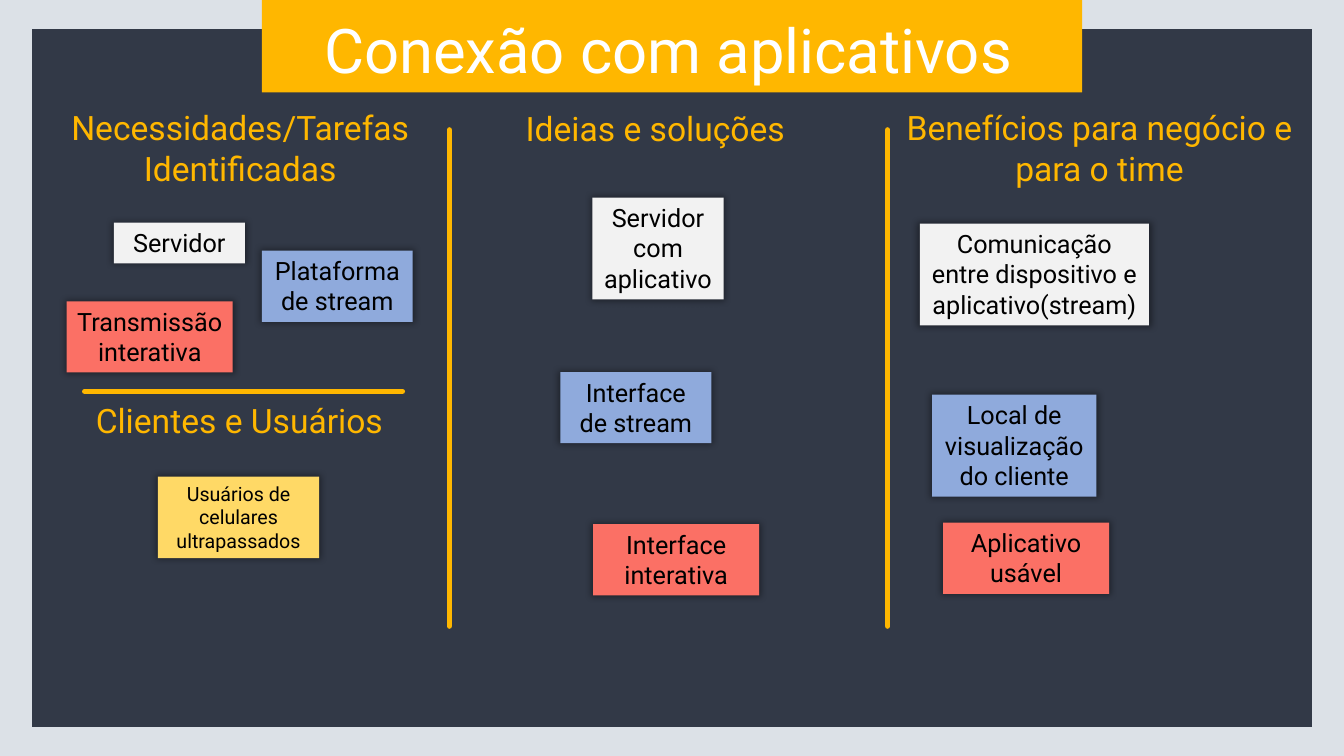
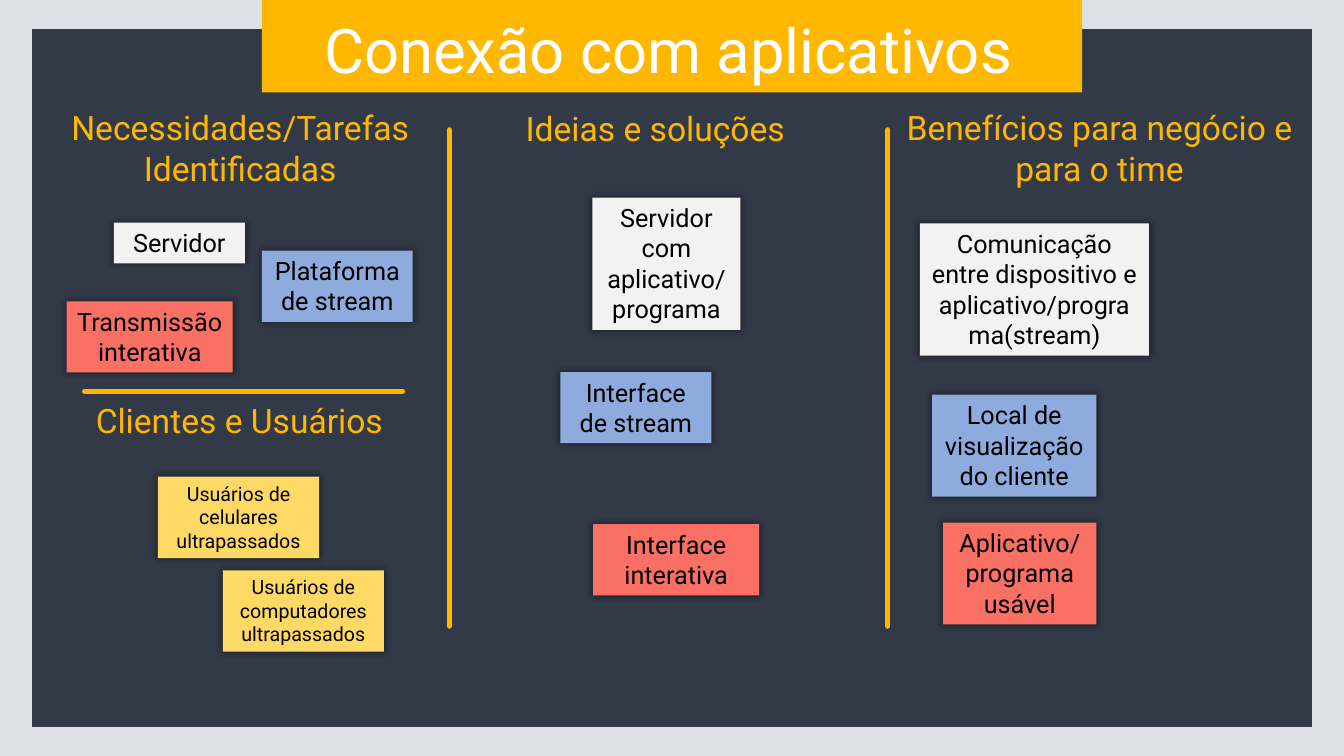
Before and after one commit to henrique-zigon/primeiro-repositorio, a slide deck: slide 9 of Analise_de_Sistemas/trabalho individual.pptx. Drawn at 1344x756 pixels with LibreOffice and Linux fonts; fonts in the diff are those of the drawing. Boxes give left, top, right and bottom in pixels: in the first picture for what was removed or moved away, otherwise in the second. Text is boxed around its words. In the diff, an @@ line names an element or a change of style, - is before the commit and + after.

```diff
--- a/Analise_de_Sistemas/trabalho individual.pptx
+++ b/Analise_de_Sistemas/trabalho individual.pptx
@@ rectangle "Servidor com aplicativo/programa": place and size @@
-rectangle "Servidor com aplicativo/programa" at <box>593,198,724,299</box>
+rectangle "Servidor com aplicativo/programa" at <box>593,198,741,330</box>
@@ text in rectangle at <box>607,208,725,324</box>: text changed @@
-Servidor com aplicativo
+Servidor com aplicativo/programa
@@ rectangle "Comunicação entre dispositivo e aplicativo/programa(stream)": place and size @@
-rectangle "Comunicação entre dispositivo e aplicativo/programa(stream)" at <box>921,224,1149,326</box>
+rectangle "Comunicação entre dispositivo e aplicativo/programa(stream)" at <box>921,224,1149,356</box>
@@ text in rectangle at <box>932,234,1136,350</box>: text changed @@
-Comunicação entre dispositivo e aplicativo(stream)
+Comunicação entre dispositivo e aplicativo/programa(stream)
@@ rectangle "Aplicativo/programa usável": place and size @@
-rectangle "Aplicativo/programa usável" at <box>944,522,1110,594</box>
+rectangle "Aplicativo/programa usável" at <box>944,522,1097,624</box>
@@ text in rectangle at <box>959,533,1080,614</box>: text changed @@
-Aplicativo usável
+Aplicativo/programa usável
@@ rectangle added at <box>223,571,384,652</box>, fill #FFD966, 14 pt, text #000000 @@
+Usuários de computadores ultrapassados
```
Also in this commit, not shown: 9 other slides changed, 20 slides added, 6 other files.
